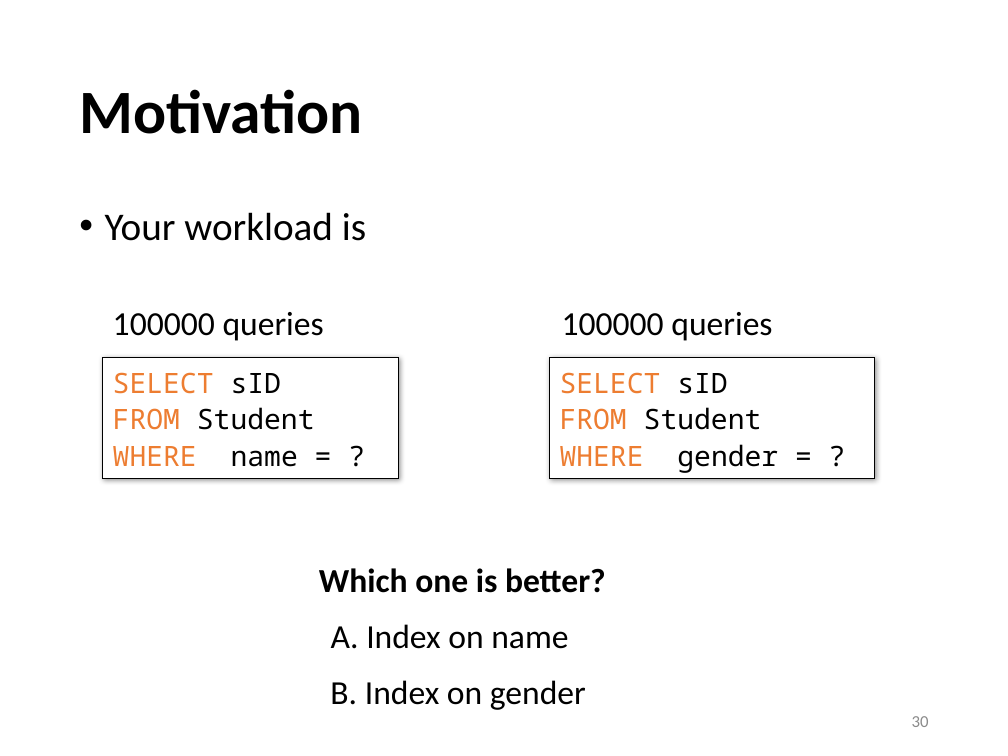
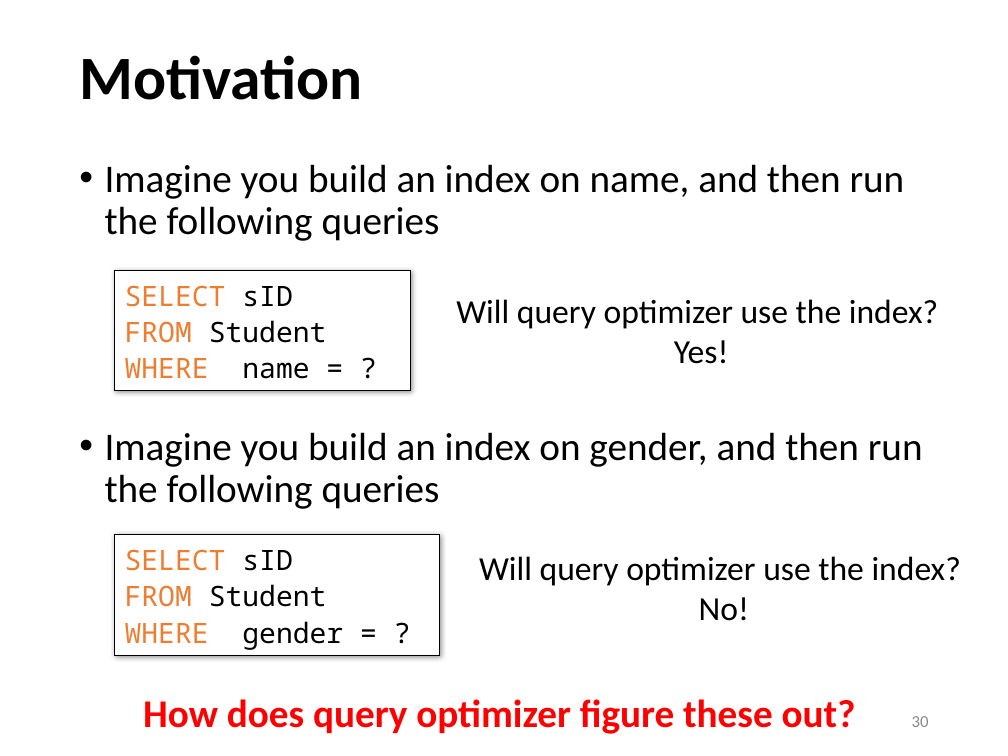
Before and after one commit to sfu-db/cmpt354, a slide deck: slide 30 of Lectures/lec7-query-optimization.pptx. Drawn at 1008x756 pixels with LibreOffice and Linux fonts; fonts in the diff are those of the drawing. Boxes give left, top, right and bottom in pixels: in the first picture for what was removed or moved away, otherwise in the second. Text is boxed around its words. In the diff, an @@ line names an element or a change of style, - is before the commit and + after.

```diff
--- a/Lectures/lec7-query-optimization.pptx
+++ b/Lectures/lec7-query-optimization.pptx
@@ title "Motivation": place and size @@
-title "Motivation" at <box>79,89,362,134</box>
+title "Motivation" at <box>79,55,362,100</box>
@@ text at <box>105,164,923,509</box>: text changed @@
-• Your workload is
+• Imagine you build an index on name, and then run the following queries
+• Imagine you build an index on gender, and then run the following queries
@@ rectangle "SELECT sID": place and size @@
-rectangle "SELECT sID" at <box>103,358,399,478</box>
+rectangle "SELECT sID" at <box>115,270,411,390</box>
@@ text added at <box>456,299,938,364</box>, 24 pt, text #000000 @@
+Will query optimizer use the index?
+Yes!
@@ text removed at <box>113,312,324,341</box> @@
-100000 queries
@@ text removed at <box>562,312,772,341</box> @@
-100000 queries
@@ rectangle "SELECT sID": place and size @@
-rectangle "SELECT sID" at <box>549,358,874,478</box>
+rectangle "SELECT sID" at <box>115,534,439,654</box>
@@ text removed at <box>319,568,606,593</box> @@
-Which one is better?
@@ text added at <box>479,556,961,621</box>, 24 pt, text #000000 @@
+Will query optimizer use the index?
+No!
@@ text removed at <box>331,624,568,649</box> @@
-A. Index on name
@@ text removed at <box>330,680,586,710</box> @@
-B. Index on gender
@@ text added at <box>143,699,856,734</box>, 28 pt, text #FF0000, bold @@
+How does query optimizer figure these out?
```
Also in this commit, not shown: 1 other slide changed, 4 other files.
